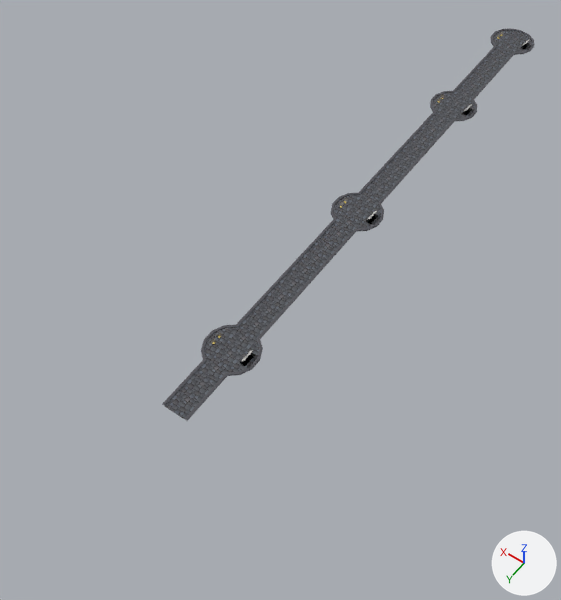
Renders of the glTF model models/common/pathWay.glb from each side of a commit.
Camera for both pictures: a 50 mm lens placed at (-40.1, 132.8, 87.4), pointed at (2.6, 73.0, -6.5). Lighting does not change. The marker at lower right points along +X, +Y and +Z. Objects named as collision shapes, trigger or cutter boxes, shadow casters or lower levels of detail are left out. Where no turn or scale is listed for an object, it has been applied to the vertices. Vertices at the same position are counted once.

Names of what the first picture shows: 'PathWay'.
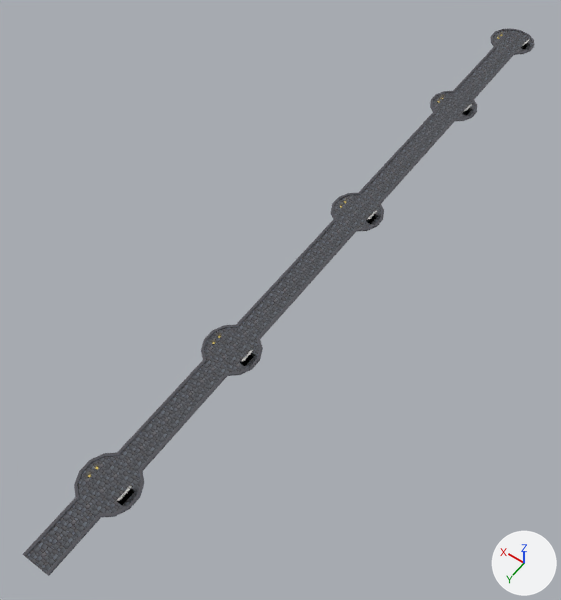
What the commit changed:
me_circle_011 is used by ob_pathway; location (0.0, 0.0, 0.0).
me_circle_011 had 1282 vertices, 2085 faces and spanned x -4.1..4.1, y -4.2..100.0, z 0.0..1.2.
me_circle_011 now has 1598 vertices, 2601 faces and spans x -4.1..4.1, y -4.2..124.0, z 0.0..1.2.
me_circle_011 part 1: the loose piece of 16 vertices spanning x -3.0..-2.3, y 86.9..89.1, z 0.6..1.2 is copied, and the copy is moved by (0.0, 24.0, 0.0); it spans x -3.0..-2.3, y 110.9..113.1, z 0.6..1.2.
me_circle_011 part 2: the loose piece of 16 vertices spanning x -3.1..-2.2, y 86.9..89.1, z 0.1..0.2 is copied, and the copy is moved by (0.0, 24.0, 0.0); it spans x -3.1..-2.2, y 110.9..113.1, z 0.1..0.2.
me_circle_011 part 3: 12 vertices removed from x -2.1..2.1, y 100.0, z 0.0..0.3; 84 vertices added at x -4.1..4.1, y 108.4..124.0, z 0.0..0.3.

Where the change shows, as pixel boxes [x1, y1, x2, y2] in the pictures (561 x 600 px):
'PathWay', reshaped (37% wider, 39% taller)
    before: [162, 29, 534, 421]
    after: [23, 29, 534, 576]
part 1 of me_circle_011, added
    after: [117, 486, 133, 501]
part 2 of me_circle_011, added
    after: [117, 488, 135, 505]
part 3 of me_circle_011, built on
    before: [162, 360, 228, 421]
    after: [23, 360, 228, 576]
